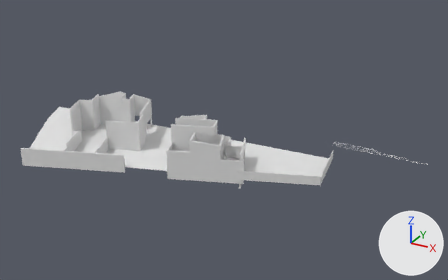
A saved change to the Blender file blender/sadot_v1_initial.blend.
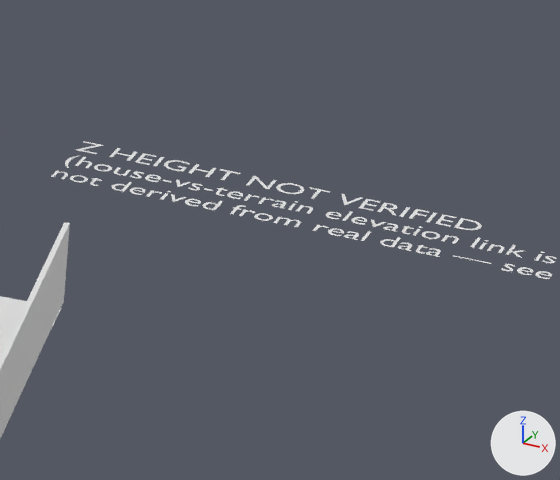
The first picture shows the older version from a camera (50 mm lens) standing at (27.4, -80.1, 43.9) and looking at (-16.1, -0.9, 4.3). The close-ups show the older and then the newer version on the part from 73% to 86% of the width and 45% to 63% of the height of that picture. Only the edits that show in the close-ups are written down. The axes (+X, +Y, +Z) are drawn at lower right. The lights are the same throughout.

In view in the first close-up: 'Z_HEIGHT_NOT_VERIFIED', 'terrain', 'walls_119777_Basic_Wall:משראביה:6071941'.
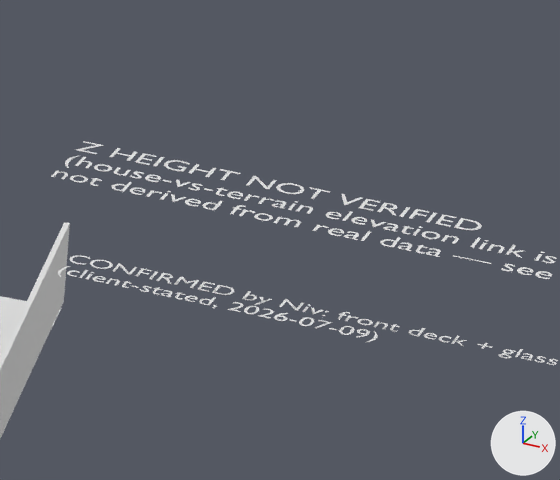
Where the change shows, as pixel boxes (x1, y1, x2, y2) in the close-ups (560 x 480 px):
'SOUTH_facing_note', added: after (58, 255, 558, 365)

The edits, one by one:
Text 'Text.001' (txt_text_001) is new.
Its body is 'CONFIRMED by Niv: front deck + glass door face SOUTH\n(client-stated, 2026-07-09)'.
Its size is 0.5.
Object 'SOUTH_facing_note' (ob_south_facing_note) is new; it shows txt_text_001.
Its location is (0.0, 5.0, 3.0).
